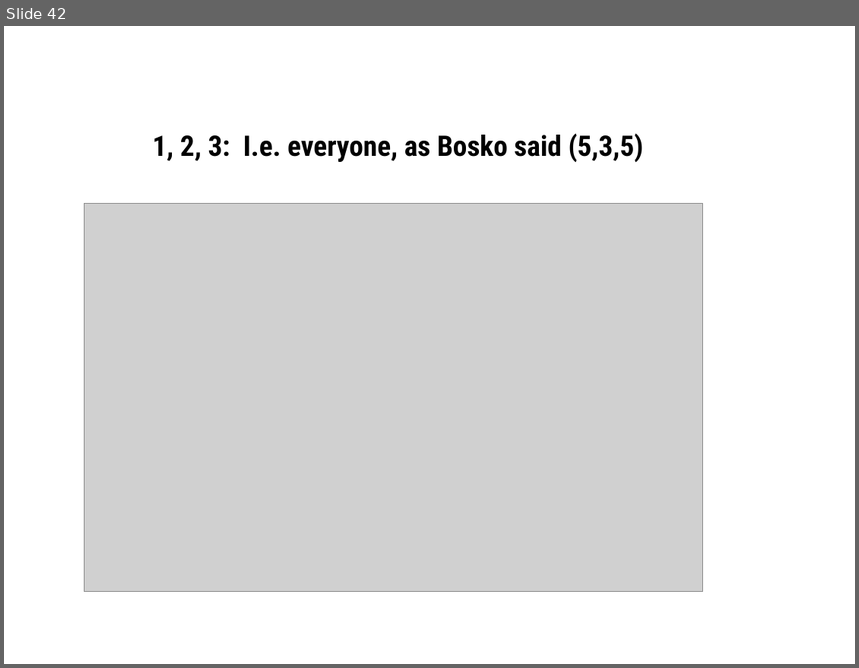
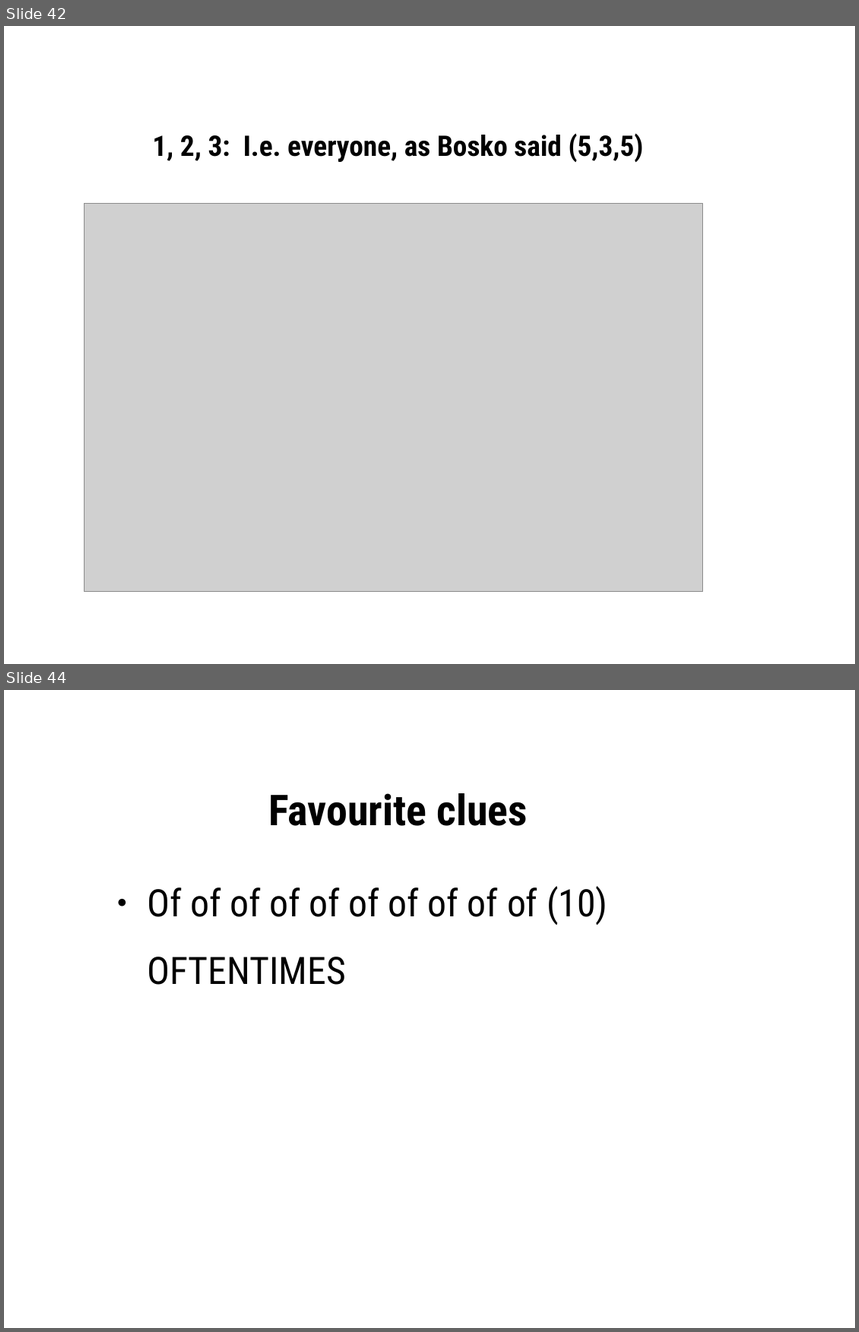
Before and after one commit to martindholmes/cryptic, a slide deck: presentations/tei2017.odp. Shown one above the other, each under a label of ours: slide 42 before the commit, slides 42 and 44 after it; the slides between them are not shown. The pictures are 859x668 and 859x1332 pixels, drawn with LibreOffice and Linux fonts; fonts in the diff are those of the drawing; grey boxes stand for pictures; background and template pictures are left out. Boxes give left, top, right and bottom in pixels: in the first picture for what was removed or moved away, otherwise in the second. Text is boxed around its words. In the diff, an @@ line names an element or a change of style, - is before the commit and + after.

```diff
--- a/presentations/tei2017.odp
+++ b/presentations/tei2017.odp
@@ slide 44 added at [4,690,855,1328], background picture (left out) @@
@@ title added at [268,793,528,826], 36 pt, text #000000, bold @@
+Favourite clues
@@ text added at [147,886,607,985], 32 pt, text #000000 @@
+● Of of of of of of of of of of (10)
+OFTENTIMES
```
Also in this commit, not shown: 5 other slides added, 1 other file.
